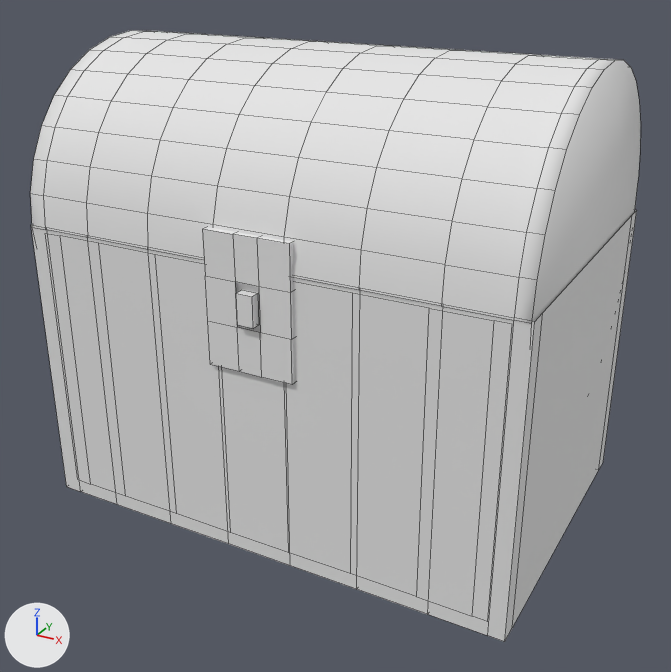
The FBX model working/subahu/Treasure/Treasure.fbx: old version first, new version second.
Before and after are seen from a 50 mm camera at (2.54, -3.8, 3.38) aimed at (0.04, 0.74, 1.11). Every picture has the same lights, and +X, +Y and +Z are marked at lower left. Mesh edges are drawn as thin lines. Where no turn or scale is listed for an object, it has been applied to the vertices.

The scene before the commit, as lines of its bpy script (objects in view):
```python
me_cube_001 = bpy.data.meshes.new('Cube.001')
me_cube_001.from_pydata(...)  # 72 vertices, 57 faces; spans x -1.5..1.49, y -0.16..1.89, z -1.56..0.22
# faces by material slot: [6, 51]
me_cube_001.materials.append(mat_material_003)  # white #e7e7e7
me_cube_001.materials.append(mat_material)  # white #e7e7e7
me_cube_002 = bpy.data.meshes.new('Cube.002')
me_cube_002.from_pydata(...)  # 32 vertices, 28 faces; spans x -0.259..0.259, y -0.128..-0.081, z 1.507..2.27
me_cube_002.materials.append(mat_material_002)  # white #e7e7e7
me_cube_003 = bpy.data.meshes.new('Cube.003')
me_cube_003.from_pydata(...)  # 201 vertices, 146 faces; spans x -1.49..1.48, y -0.11..1.89, z 2.61..4.61
me_cube_003.materials.append(mat_material_001)  # white #e7e7e7
ob_lockpart = bpy.data.objects.new('LockPart', me_cube_002)
ob_lockpart.location = (0.0, 0.0, -0.298)
ob_treasure = bpy.data.objects.new('Treasure', me_cube_001)
ob_treasure.location = (0.0, 0.0, 1.584)
ob_treasurelid = bpy.data.objects.new('TreasureLid', me_cube_003)
ob_treasurelid.location = (0.0, 0.0, -1.819)
```
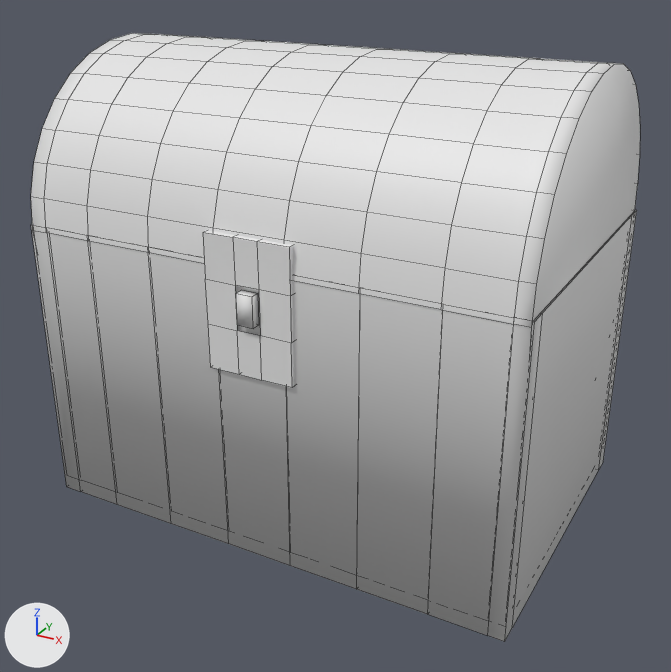
Where the newer file only moved an object's origin or applied its transform, the numbers keep the older frame.

Location of each change, (x1, y1, x2, y2) in pixels of the pictures (671 x 672 px):
'TreasureLid', moved
    before: (30, 30, 641, 324)
    after: (31, 33, 640, 330)
'LockPart', moved
    before: (202, 227, 294, 385)
    after: (203, 230, 294, 388)
part 1 of me_cube_001, shading changed
    both: (31, 210, 637, 642)

The change, as a list of edits to the scene's bpy script:
```text
Change me_cube_001:
    where me_cube_001.from_pydata(...)  # 72 vertices, 57 faces; spans x -1.5..1.49, y -0.16..1.89, z -1.56..0.22
    used by ob_treasure; location = (0.0, 0.0, 1.584)
    me_cube_001 part 1: edges marked sharp go from 40 to 0
Change ob_treasurelid:
    ob_treasurelid.location: (0.0, 0.0, -1.819) -> (0.0, 0.0, -1.837)
Change ob_lockpart:
    ob_lockpart.location: (0.0, 0.0, -0.298) -> (0.0, 0.0, -0.316)
```
